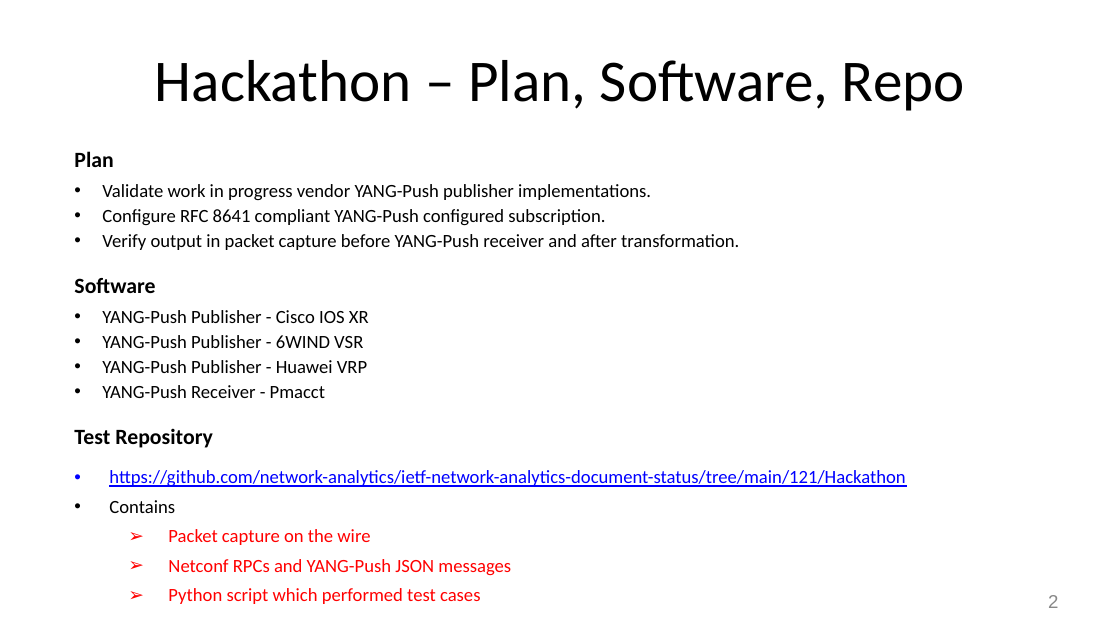
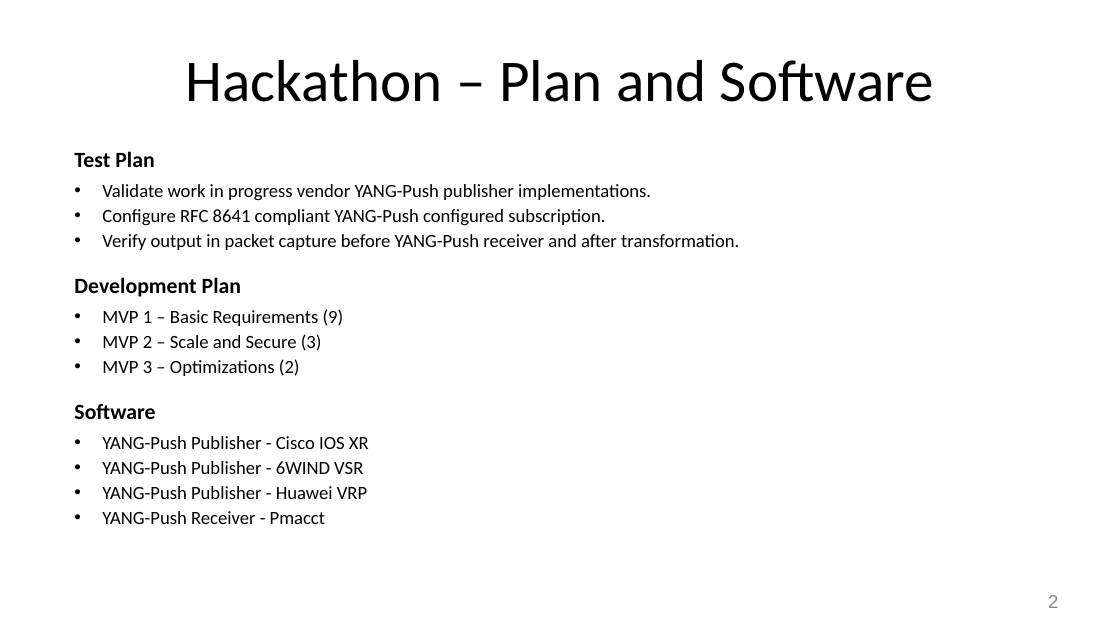
Before and after one commit to network-analytics/ietf-network-analytics-document-status, a slide deck: slide 2 of 121/Hackathon/ietf-121-hackathon-validate-yang-push-publisher.pptx. Drawn at 1120x630 pixels with LibreOffice and Linux fonts; fonts in the diff are those of the drawing. Boxes give left, top, right and bottom in pixels: in the first picture for what was removed or moved away, otherwise in the second. Text is boxed around its words. In the diff, an @@ line names an element or a change of style, - is before the commit and + after.

```diff
--- a/121/Hackathon/ietf-121-hackathon-validate-yang-push-publisher.pptx
+++ b/121/Hackathon/ietf-121-hackathon-validate-yang-push-publisher.pptx
@@ title at (x1=186, y1=60, x2=934, y2=102): text changed @@
-Hackathon – Plan, Software, Repo
+Hackathon – Plan and Software
@@ text at (x1=74, y1=151, x2=154, y2=167): text changed @@
-Plan
+Test Plan
@@ text at (x1=74, y1=277, x2=344, y2=376): paragraphs added @@
+Development Plan
+• MVP 1 – Basic Requirements (9)
+• MVP 2 – Scale and Secure (3)
+• MVP 3 – Optimizations (2)
@@ text at (x1=74, y1=428, x2=905, y2=604): paragraphs removed @@
-Test Repository
-• https://github.com/network-analytics/ietf-network-analytics-document-status/tree/main/121/Hackathon
-• Contains
-  ➢ Packet capture on the wire
-  ➢ Netconf RPCs and YANG-Push JSON messages
-  ➢ Python script which performed test cases
```
Also in this commit, not shown: 1 other slide changed, 3 slides added, 1 other file.
